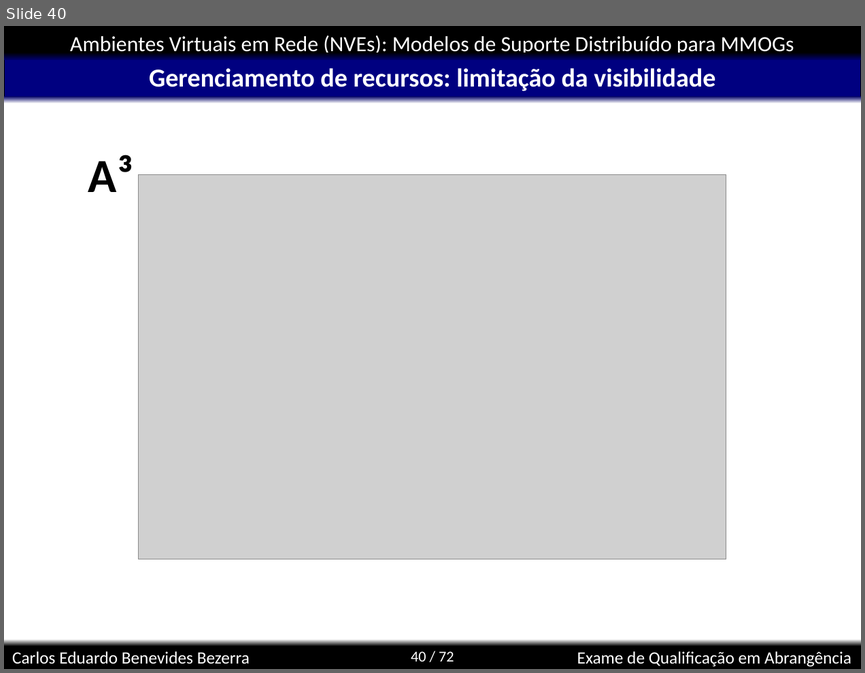
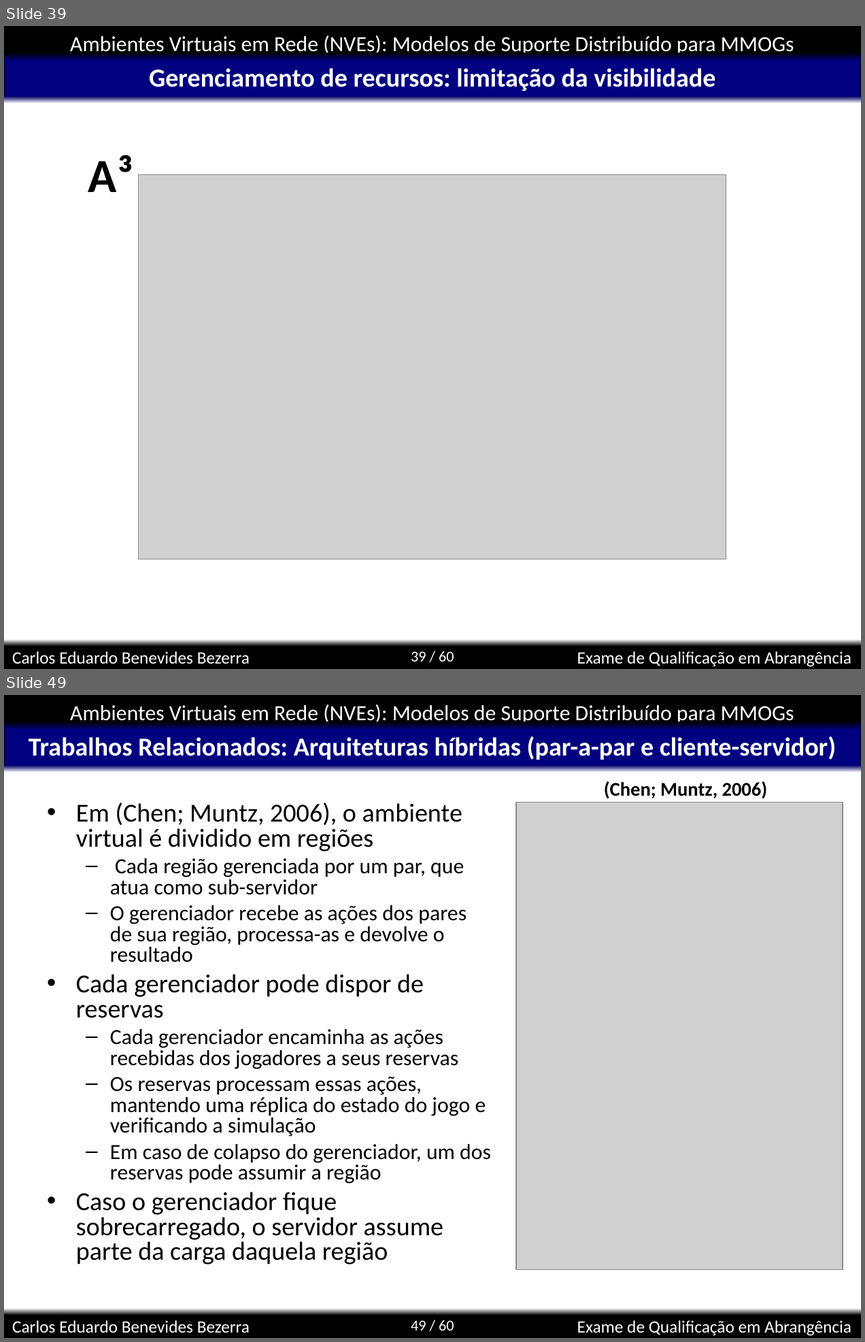
Before and after one commit to kdubezerra/kdubezerra, a slide deck: disciplinas/cmp600/app.ppt. Shown one above the other, each under a label of ours: slide 40 before the commit, slides 39 and 49 after it; the slides between them are not shown. The pictures are 865x673 and 865x1342 pixels, drawn with LibreOffice and Linux fonts; fonts in the diff are those of the drawing; grey boxes stand for pictures; background and template pictures are left out. Boxes give left, top, right and bottom in pixels: in the first picture for what was removed or moved away, otherwise in the second. Text is boxed around its words. In the diff, an @@ line names an element or a change of style, - is before the commit and + after.

```diff
--- a/disciplinas/cmp600/app.ppt
+++ b/disciplinas/cmp600/app.ppt
@@ slide 49 added at bbox=[4, 695, 861, 1338], background #FFFFFF; not listed: 8 template elements that a slide beside it also shows @@
@@ title added at bbox=[28, 736, 836, 760], 24 pt, text #FFFFFF, bold @@
+Trabalhos Relacionados: Arquiteturas híbridas (par-a-par e cliente-servidor)
@@ text added at bbox=[604, 781, 768, 798], 18 pt, text #000000, bold @@
+(Chen; Muntz, 2006)
@@ text added at bbox=[76, 802, 491, 1264], 20 pt, text #000000 @@
+• Em (Chen; Muntz, 2006), o ambiente virtual é dividido em regiões
+  – Cada região gerenciada por um par, que atua como sub-servidor
+  – O gerenciador recebe as ações dos pares de sua região, processa-as e devolve o resultado
+• Cada gerenciador pode dispor de reservas
+  – Cada gerenciador encaminha as ações recebidas dos jogadores a seus reservas
+  – Os reservas processam essas ações, mantendo uma réplica do estado do jogo e verificando a simulação
+  – Em caso de colapso do gerenciador, um dos reservas pode assumir a região
+• Caso o gerenciador fique sobrecarregado, o servidor assume parte da carga daquela região
@@ picture added at bbox=[516, 802, 843, 1270] @@
@@ what was slide 40 is now slide 39 @@
@@ page number at bbox=[411, 651, 454, 661]: text changed @@
-40 / 72
+39 / 60
```
Also in this commit, not shown: 5 slides changed, 20 other slides added, 1 slide removed, 1 other file.
